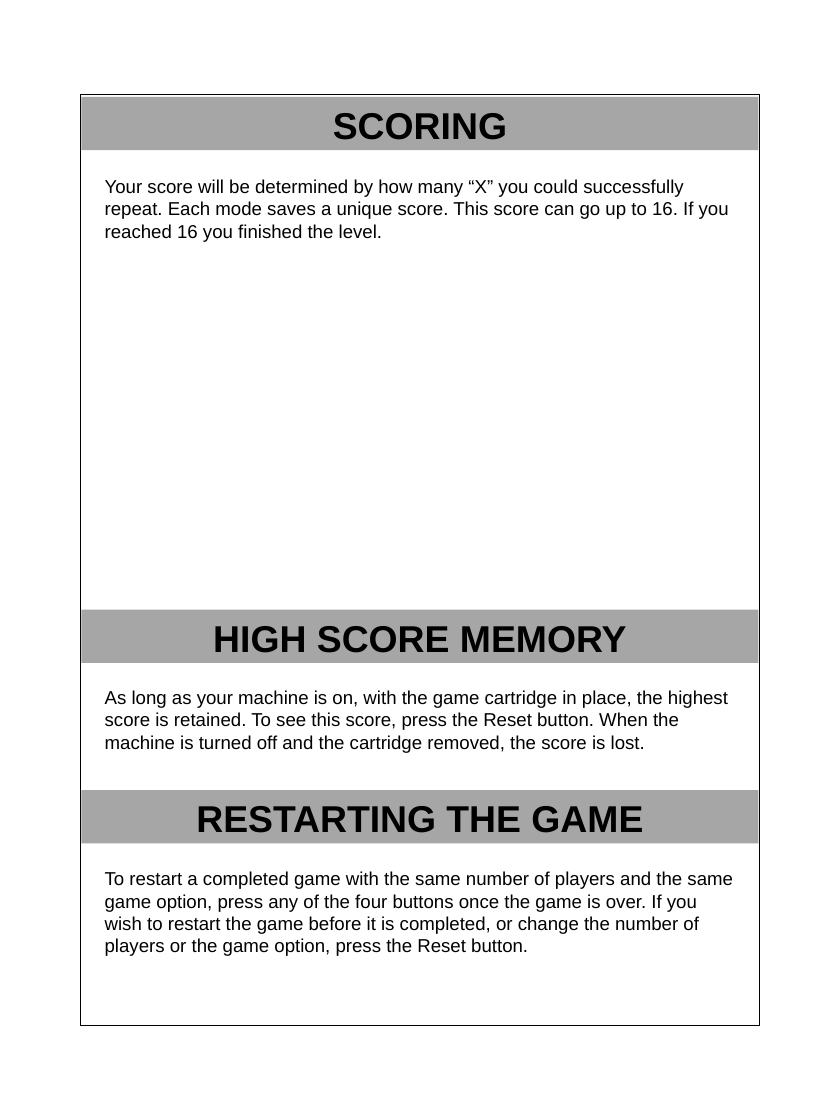
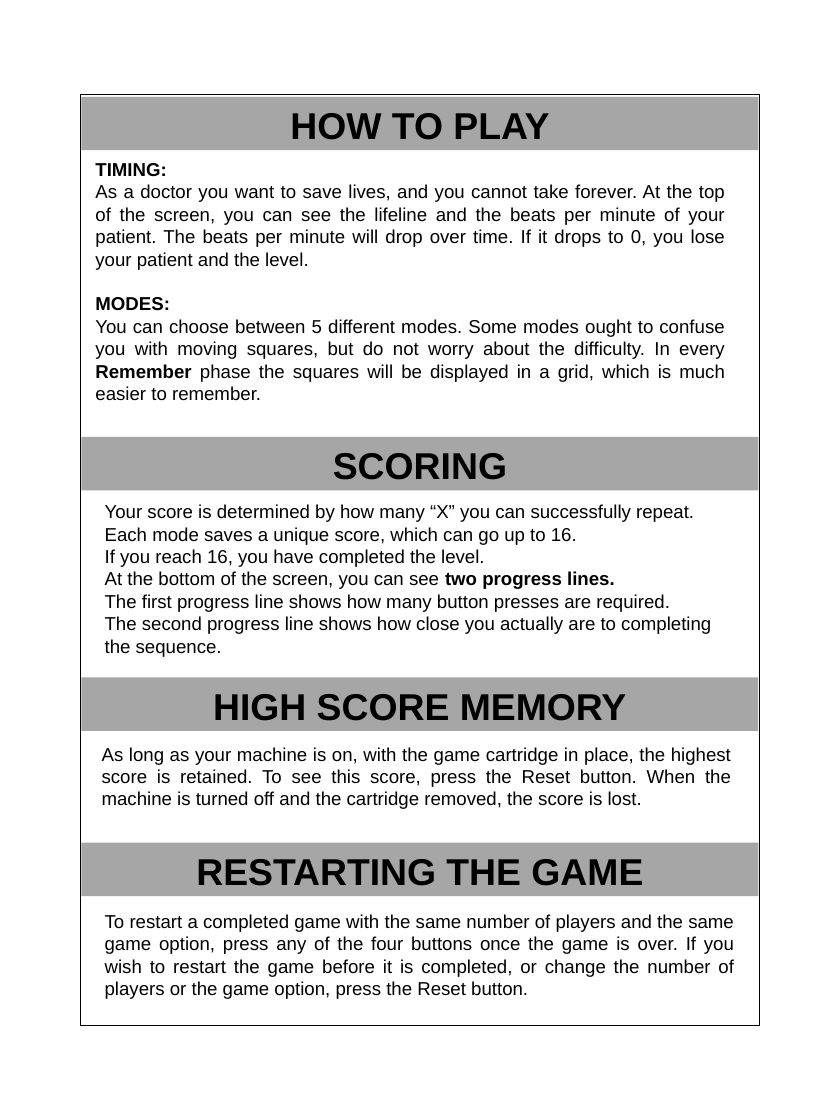
Before and after one commit to ErlindS/NeuroVector, a slide deck: slide 5 of Vectrex/projects/NeuroVector/manual/manual_template.pptx. Drawn at 840x1120 pixels with LibreOffice and Linux fonts; fonts in the diff are those of the drawing. Boxes give left, top, right and bottom in pixels: in the first picture for what was removed or moved away, otherwise in the second. Text is boxed around its words. In the diff, an @@ line names an element or a change of style, - is before the commit and + after.

```diff
--- a/Vectrex/projects/NeuroVector/manual/manual_template.pptx
+++ b/Vectrex/projects/NeuroVector/manual/manual_template.pptx
@@ rectangle added at [82, 96, 758, 150], fill #A6A6A6, 24 pt, text #000000, bold @@
+HOW TO PLAY
@@ text added at [95, 163, 725, 401], 12 pt, text #000000 @@
+TIMING:
+As a doctor you want to save lives, and you cannot take forever. At the top of the screen, you can see the lifeline and the beats per minute of your patient. The beats per minute will drop over time. If it drops to 0, you lose your patient and the level.
+MODES:
+You can choose between 5 different modes. Some modes ought to confuse you with moving squares, but do not worry about the difficulty. In every Remember phase the squares will be displayed in a grid, which is much easier to remember.
@@ rectangle "SCORING": place and size @@
-rectangle "SCORING" at [82, 96, 758, 150]
+rectangle "SCORING" at [82, 437, 758, 491]
@@ text at [105, 504, 711, 657]: text changed @@
-Your score will be determined by how many “X” you could successfully repeat. Each mode saves a unique score. This score can go up to 16. If you reached 16 you finished the level.
+Your score is determined by how many “X” you can successfully repeat.
+Each mode saves a unique score, which can go up to 16.
+If you reach 16, you have completed the level.
+At the bottom of the screen, you can see two progress lines.
+The first progress line shows how many button presses are required.
+The second progress line shows how close you actually are to completing the sequence.
@@ rectangle "HIGH SCORE MEMORY": place and size @@
-rectangle "HIGH SCORE MEMORY" at [82, 609, 758, 663]
+rectangle "HIGH SCORE MEMORY" at [82, 678, 758, 731]
@@ text "As long as your machine ..." at [102, 747, 731, 809]: alignment left to justified @@
@@ text "As long as your machine ...": place and size @@
-text "As long as your machine ..." at [105, 690, 728, 753]
+text "As long as your machine ..." at [102, 747, 731, 809]
@@ rectangle "RESTARTING THE GAME": place and size @@
-rectangle "RESTARTING THE GAME" at [82, 790, 758, 843]
+rectangle "RESTARTING THE GAME" at [82, 842, 758, 896]
@@ text "To restart a completed game ...": place and size @@
-text "To restart a completed game ..." at [105, 871, 733, 956]
+text "To restart a completed game ..." at [105, 914, 734, 999]
@@ text "To restart a completed game ..." at [105, 914, 734, 999]: alignment left to justified @@
```
Also in this commit, not shown: 4 other slides changed, 1 slide added, 51 other files.
